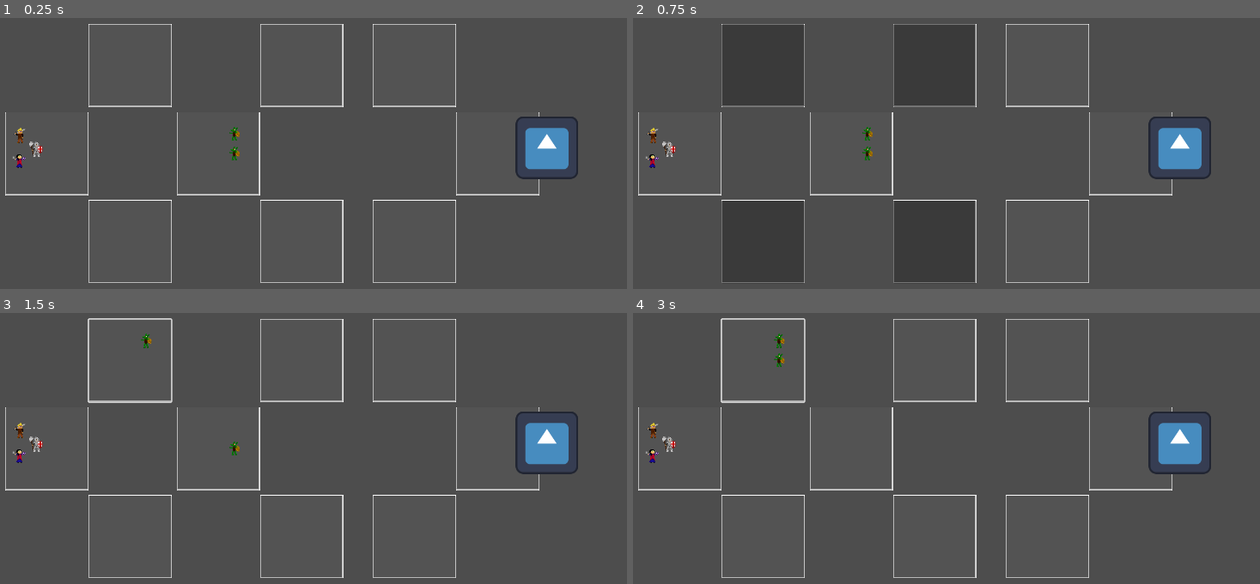
Above: before the commit, frames 1-4 (two rows, left to right).
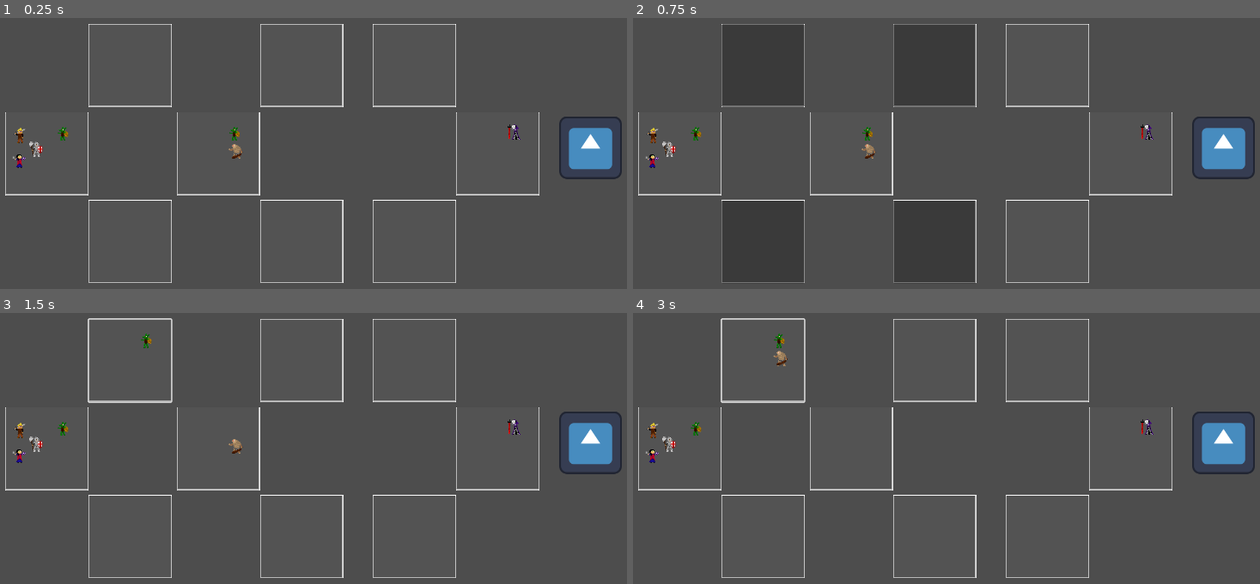
Above: after the commit, the same moments.

Repository: Gamnraa/GMTK-2023-Dungeon-Master
Game: Godot game, scene res://dungeon.tscn
Two runs of this game, one before a commit and one after it. Both use one fixed random seed, a clock stepped at 60 frames per second and the inputs below. The engine's default icon, where the game draws it, is replaced by a stand-in: a white triangle on a blue panel in a dark square.
Inputs (mouse positions are in pixels of both pictures, inside the frame that each line leads up to):
- Up to frame 1 (0.25 s): no input
- Up to frame 2 (0.75 s): tap Enter at 0.5 s; move the mouse to (864, 134) at 0.52 s; click (864, 134) at 0.67 s
- Up to frame 3 (1.5 s): click (131, 361) at 1.27 s
- Up to frame 4 (3 s): tap Space at 2 s; move the mouse to (864, 448) at 2.02 s; click (864, 448) at 2.17 s; click (764, 361) at 2.77 s

The runs differ from the first frame. In frame 1, 3.1% of the frame differs, in the area x 9-100%, y 36-60%; in frame 2, 3.1%; in frame 3, 3.1%; in frame 4, 3.1%, in the area x 9-100%, y 13-60%.

Commit message:
Ogres and Slashers

Diff:
--- a/dungeon.gd
+++ b/dungeon.gd
@@ -1,6 +1,8 @@
 extends Node2D
 
 @export var goblin_spawner: PackedScene
+@export var ogre_spawner: PackedScene
+@export var slasher_spawner: PackedScene
 
 var turn = 0
 var active_player = turn % 2
@@ -40,15 +42,26 @@
 	$room2_2_1.prev_rooms.append($room2_2)
 	$room2_2_1.next_rooms.append($room3)
 
+	$room3.prev_rooms.append($room2_1_1)
+	$room3.prev_rooms.append($room2_2_1)
+
 	print($room1_1.get_node("HeroPosition").position)
 	$party.move_to_room($room)
 
 	var goblin = goblin_spawner.instantiate()
-	goblin.move_to_room($room2)
+	goblin.move_to_room($room)
 	add_child(goblin)
 
 	goblin = goblin_spawner.instantiate()
 	goblin.move_to_room($room2)
+	add_child(goblin)
+
+	goblin = ogre_spawner.instantiate()
+	goblin.move_to_room($room2)
+	add_child(goblin)
+
+	goblin = slasher_spawner.instantiate()
+	goblin.move_to_room($room3)
 	add_child(goblin)
 
 	$Player.start($room3)
--- a/dungeon.tscn
+++ b/dungeon.tscn
@@ -1,15 +1,19 @@
-[gd_scene load_steps=6 format=3 uid="uid://eymj55j4st1x"]
+[gd_scene load_steps=8 format=3 uid="uid://eymj55j4st1x"]
 
 [ext_resource type="Script" path="res://dungeon.gd" id="1_4htoj"]
 [ext_resource type="PackedScene" uid="uid://dld3l004t72k" path="res://room.tscn" id="1_sqd64"]
 [ext_resource type="PackedScene" uid="uid://x26np5e43ra7" path="res://entities/goblin.tscn" id="2_0b16p"]
 [ext_resource type="PackedScene" uid="uid://b15ehv2gu1d4n" path="res://party.tscn" id="2_xa2to"]
+[ext_resource type="PackedScene" uid="uid://gkq3h6uc7inm" path="res://entities/ogre.tscn" id="3_b15vj"]
 [ext_resource type="PackedScene" uid="uid://cmueeposqq4hp" path="res://entities/player.tscn" id="3_e0vf8"]
+[ext_resource type="PackedScene" uid="uid://lfog0l0a6pg2" path="res://entities/slasher.tscn" id="4_kmlmb"]
 
 [node name="dungeon" type="Node2D"]
 position = Vector2(46, 32)
 script = ExtResource("1_4htoj")
 goblin_spawner = ExtResource("2_0b16p")
+ogre_spawner = ExtResource("3_b15vj")
+slasher_spawner = ExtResource("4_kmlmb")
 
 [node name="room" parent="." instance=ExtResource("1_sqd64")]
 position = Vector2(5, 200)
@@ -42,7 +46,7 @@
 position = Vector2(55, 272)
 
 [node name="Player" parent="." instance=ExtResource("3_e0vf8")]
-position = Vector2(1110, 273)
+position = Vector2(1199, 273)
 
 [node name="PartyTimer" type="Timer" parent="."]
 wait_time = 2.0
--- a/entities/goblin.gd
+++ b/entities/goblin.gd
@@ -1,9 +1,9 @@
 extends Area2D
 
 var health
-var MAX_HEALTH = 150
-var offense = 5
-var defense = 10
+@export var MAX_HEALTH = 150
+@export var offense = 5
+@export var defense = 10
 
 signal dead
 signal action_attack(target)
@@ -42,23 +42,27 @@
 
 func on_gain_focus():
 	selected = true
-	for room in curr_room.next_rooms:
-		room.on_gain_focus()
-		room.send_to_room.connect(move_to_room)
+	if curr_room.next_rooms:
+		for room in curr_room.next_rooms:
+			room.on_gain_focus()
+			room.send_to_room.connect(move_to_room)
 
-	for room in curr_room.prev_rooms:
-		room.on_gain_focus()
-		room.send_to_room.connect(move_to_room)
+	if curr_room.prev_rooms:
+		for room in curr_room.prev_rooms:
+			room.on_gain_focus()
+			room.send_to_room.connect(move_to_room)
 
 func on_lose_focus():
 	selected = false
-	for room in curr_room.next_rooms:
-		room.on_lose_focus()
-		room.send_to_room.disconnect(move_to_room)
+	if curr_room.next_rooms:
+		for room in curr_room.next_rooms:
+			room.on_lose_focus()
+			room.send_to_room.disconnect(move_to_room)
 
-	for room in curr_room.prev_rooms:
-		room.on_lose_focus()
-		room.send_to_room.disconnect(move_to_room)
+	if curr_room.prev_rooms:
+		for room in curr_room.prev_rooms:
+			room.on_lose_focus()
+			room.send_to_room.disconnect(move_to_room)
 
 func _ready():
 	show()
--- a/entities/goblin.tscn
+++ b/entities/goblin.tscn
@@ -23,6 +23,8 @@
 collision_mask = 0
 priority = 5.0
 script = ExtResource("1_4ymy6")
+MAX_HEALTH = 100
+offense = 10
 
 [node name="AnimatedSprite2D" type="AnimatedSprite2D" parent="."]
 scale = Vector2(1.2, 1.2)
--- /dev/null
+++ b/entities/ogre.tscn
@@ -0,0 +1,33 @@
+[gd_scene load_steps=5 format=3 uid="uid://gkq3h6uc7inm"]
+
+[ext_resource type="Script" path="res://entities/goblin.gd" id="1_7vslc"]
+[ext_resource type="Texture2D" uid="uid://cp1tf70knb78d" path="res://art/Ogre.png" id="2_k8lfu"]
+
+[sub_resource type="SpriteFrames" id="SpriteFrames_wr1jq"]
+animations = [{
+"frames": [{
+"duration": 1.0,
+"texture": ExtResource("2_k8lfu")
+}],
+"loop": true,
+"name": &"idle",
+"speed": 5.0
+}]
+
+[sub_resource type="RectangleShape2D" id="RectangleShape2D_i0obt"]
+size = Vector2(30, 31)
+
+[node name="ogre" type="Area2D"]
+script = ExtResource("1_7vslc")
+defense = 40
+
+[node name="AnimatedSprite2D" type="AnimatedSprite2D" parent="."]
+sprite_frames = SubResource("SpriteFrames_wr1jq")
+animation = &"idle"
+
+[node name="CollisionShape2D" type="CollisionShape2D" parent="."]
+position = Vector2(0, 0.5)
+shape = SubResource("RectangleShape2D_i0obt")
+
+[connection signal="mouse_entered" from="." to="." method="_on_mouse_entered"]
+[connection signal="mouse_exited" from="." to="." method="_on_mouse_exited"]
--- /dev/null
+++ b/entities/slasher.tscn
@@ -0,0 +1,36 @@
+[gd_scene load_steps=5 format=3 uid="uid://lfog0l0a6pg2"]
+
+[ext_resource type="Script" path="res://entities/goblin.gd" id="1_6owyl"]
+[ext_resource type="Texture2D" uid="uid://dlcdrwgcawip5" path="res://art/Slasher.png" id="2_pxecw"]
+
+[sub_resource type="SpriteFrames" id="SpriteFrames_1wob0"]
+animations = [{
+"frames": [{
+"duration": 1.0,
+"texture": ExtResource("2_pxecw")
+}],
+"loop": true,
+"name": &"idle",
+"speed": 5.0
+}]
+
+[sub_resource type="RectangleShape2D" id="RectangleShape2D_hx0sm"]
+size = Vector2(28, 31)
+
+[node name="slasher" type="Area2D"]
+disable_mode = 2
+script = ExtResource("1_6owyl")
+MAX_HEALTH = 120
+offense = 45
+defense = 7
+
+[node name="AnimatedSprite2D" type="AnimatedSprite2D" parent="."]
+sprite_frames = SubResource("SpriteFrames_1wob0")
+animation = &"idle"
+
+[node name="CollisionShape2D" type="CollisionShape2D" parent="."]
+position = Vector2(-2, 0.5)
+shape = SubResource("RectangleShape2D_hx0sm")
+
+[connection signal="mouse_entered" from="." to="." method="_on_mouse_entered"]
+[connection signal="mouse_exited" from="." to="." method="_on_mouse_exited"]
Not shown, added: art/Intersecting room.png.import
Not shown, added: art/big boss room.png.import
Not shown, added: art/big intersecting.png.import
Not shown, added: art/boss room.png.import
Not shown, added: art/button_goblin.png.import
Not shown, added: art/button_ogre.png.import
Not shown, added: art/button_pitfall.png.import
Not shown, added: art/button_poison.png.import
Not shown, added: art/button_slasher.png.import
Not shown, added: art/button_spikes.png.import
Not shown, added: art/chest.png.import
Not shown, added: art/hallway_double_double.png.import
(and 12 more such lines)
